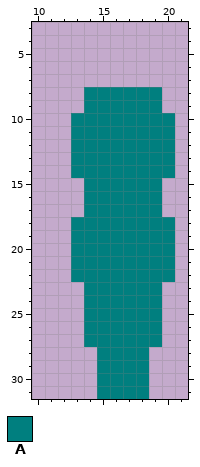
Two versions of one pixel-art sprite, data/images/bullet.png. Above, as it was before the edit.
The file is 32x32 pixels. Shown: x 10..21, y 3..31.
Palette (. is transparent): A #007f7f
Pixels before, first column x 13:
 8 .AAAAAA.
 9 .AAAAAA.
10 AAAAAAAA
11 AAAAAAAA
12 AAAAAAAA
13 AAAAAAAA
14 AAAAAAAA
15 .AAAAAA.
16 .AAAAAA.
17 .AAAAAA.
18 AAAAAAAA
19 AAAAAAAA
20 AAAAAAAA
21 AAAAAAAA
22 AAAAAAAA
23 .AAAAAA.
24 .AAAAAA.
25 .AAAAAA.
26 .AAAAAA.
27 .AAAAAA.
28 ..AAAA..
29 ..AAAA..
30 ..AAAA..
31 ..AAAA..
Now the later version:
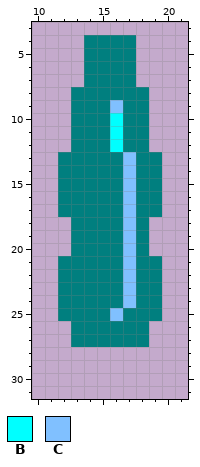
Colours new in this view: B #00ffff  C #80c0ff
Change:
Changed rows in their new state; - is an unchanged pixel.
first column x 12:
 4 --AAAA---
 5 --AAAA---
 6 --AAAA---
 7 --AAAA---
 8 -A-----.-
 9 -A--C--.-
10 ----B--..
11 ----B--..
12 ----B--..
13 A----C--.
14 A----C--.
15 AA---C---
16 AA---C---
17 AA---C---
18 -----C-..
19 -----C-..
20 -----C-..
21 A----C--.
22 A----C--.
23 AA---C---
24 AA---C---
25 AA--C----
26 -A-----.-
27 -A-----.-
28 ---....--
29 ---....--
30 ---....--
31 ---....--
